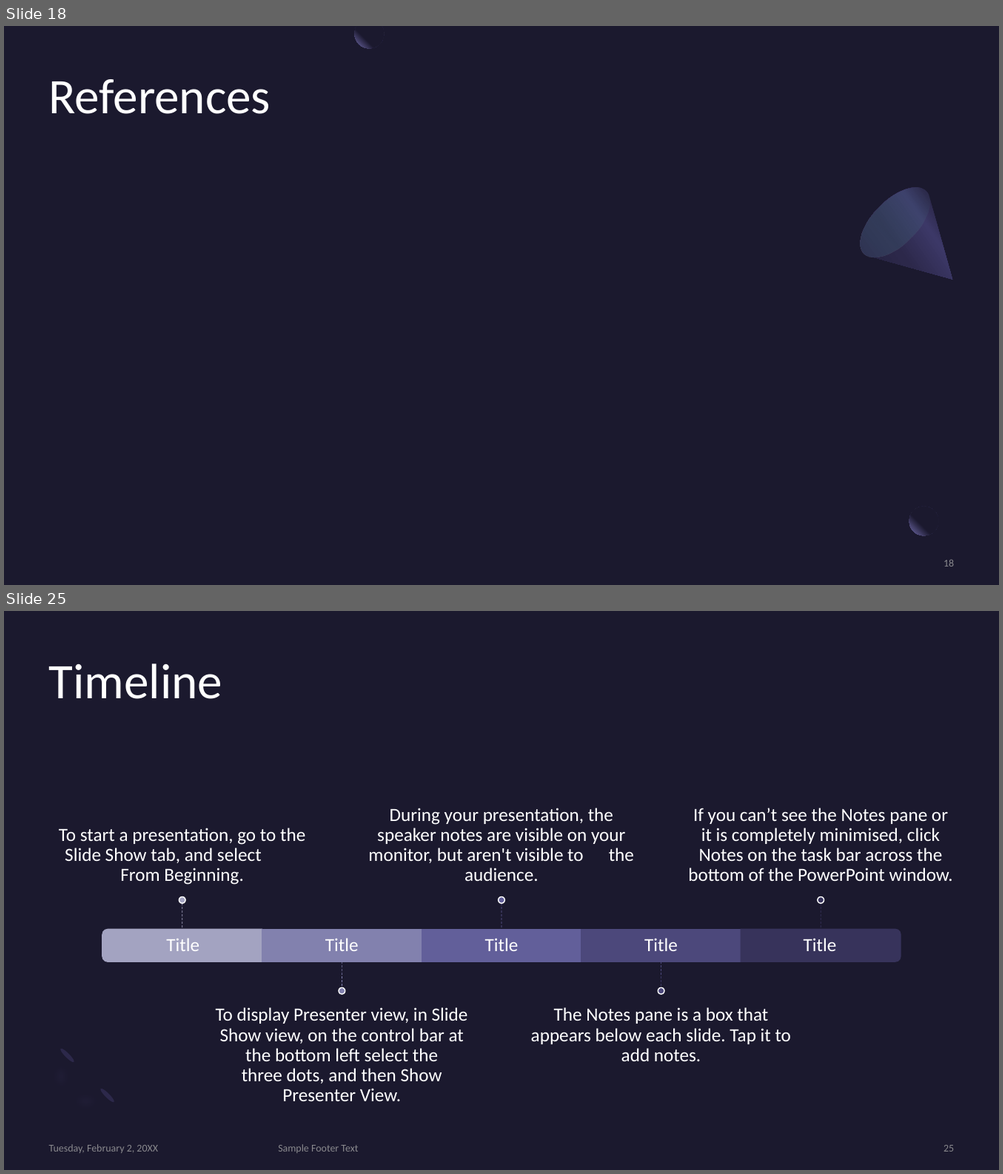
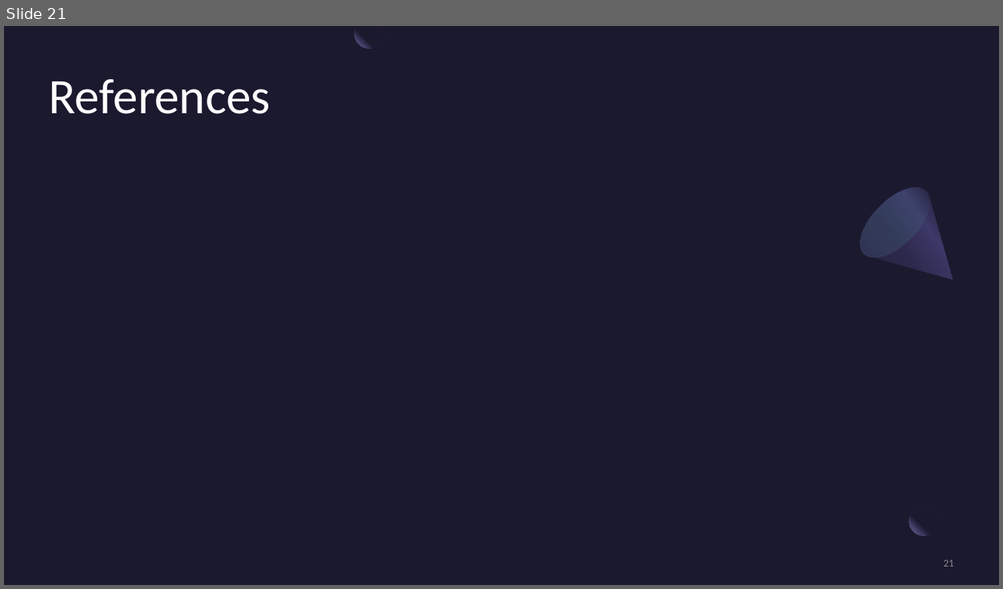
Before and after one commit to jtothec67/Ray-tracer, a slide deck: Presentation Title.pptx. Shown one above the other, each under a label of ours: slides 18 and 25 before the commit, slide 21 after it; the slides between them are not shown. The pictures are 1003x1174 and 1003x589 pixels, drawn with LibreOffice and Linux fonts; fonts in the diff are those of the drawing. Boxes give left, top, right and bottom in pixels: in the first picture for what was removed or moved away, otherwise in the second. Text is boxed around its words. In the diff, an @@ line names an element or a change of style, - is before the commit and + after.

```diff
--- a/Presentation Title.pptx
+++ b/Presentation Title.pptx
@@ slide 25 removed at (x1=4, y1=611, x2=999, y2=1170), background #1B192E @@
@@ title removed at (x1=49, y1=664, x2=223, y2=699) @@
-Timeline
@@ group removed at (x1=59, y1=808, x2=953, y2=1102): 10 texts, 5 lines, 5 ellipses, 3 rectangles, 2 round same rects @@
-Title
-To start a presentation, go to the Slide Show tab, and select From Beginning.
-Title
-To display Presenter view, in Slide Show view, on the control bar at the bottom left select the three dots, and then Show Presenter View.
-Title
-During your presentation, the speaker notes are visible on your monitor, but aren't visible to the audience.
-Title
-The Notes pane is a box that appears below each slide. Tap it to add notes.
-Title
-If you can’t see the Notes pane or it is completely minimised, click Notes on the task bar across the bottom of the PowerPoint window.
@@ freeform shape removed at (x1=34, y1=1045, x2=117, y2=1129) @@
@@ ellipse removed at (x1=59, y1=1048, x2=76, y2=1064) @@
@@ ellipse removed at (x1=99, y1=1088, x2=116, y2=1105) @@
@@ text removed at (x1=49, y1=1145, x2=158, y2=1153) @@
-Tuesday, February 2, 20XX
@@ text removed at (x1=278, y1=1145, x2=358, y2=1153) @@
-Sample Footer Text
@@ page number removed at (x1=943, y1=1145, x2=953, y2=1152) @@
-25
@@ what was slide 18 is now slide 21 @@
@@ page number at (x1=943, y1=560, x2=953, y2=567): text changed @@
-18
+21
```
Also in this commit, not shown: 4 slides changed, 4 slides added, 10 other slides removed, 1 other file.
